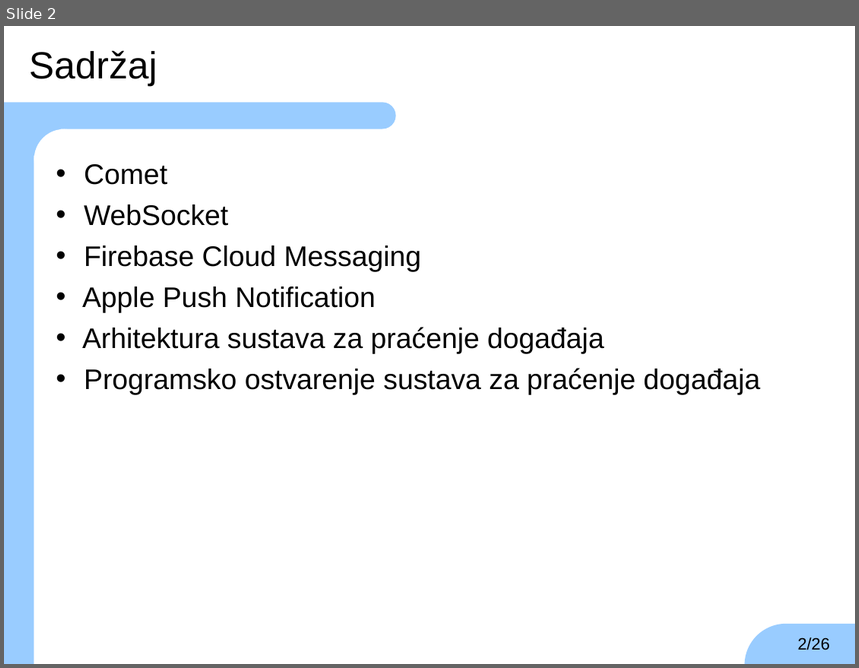
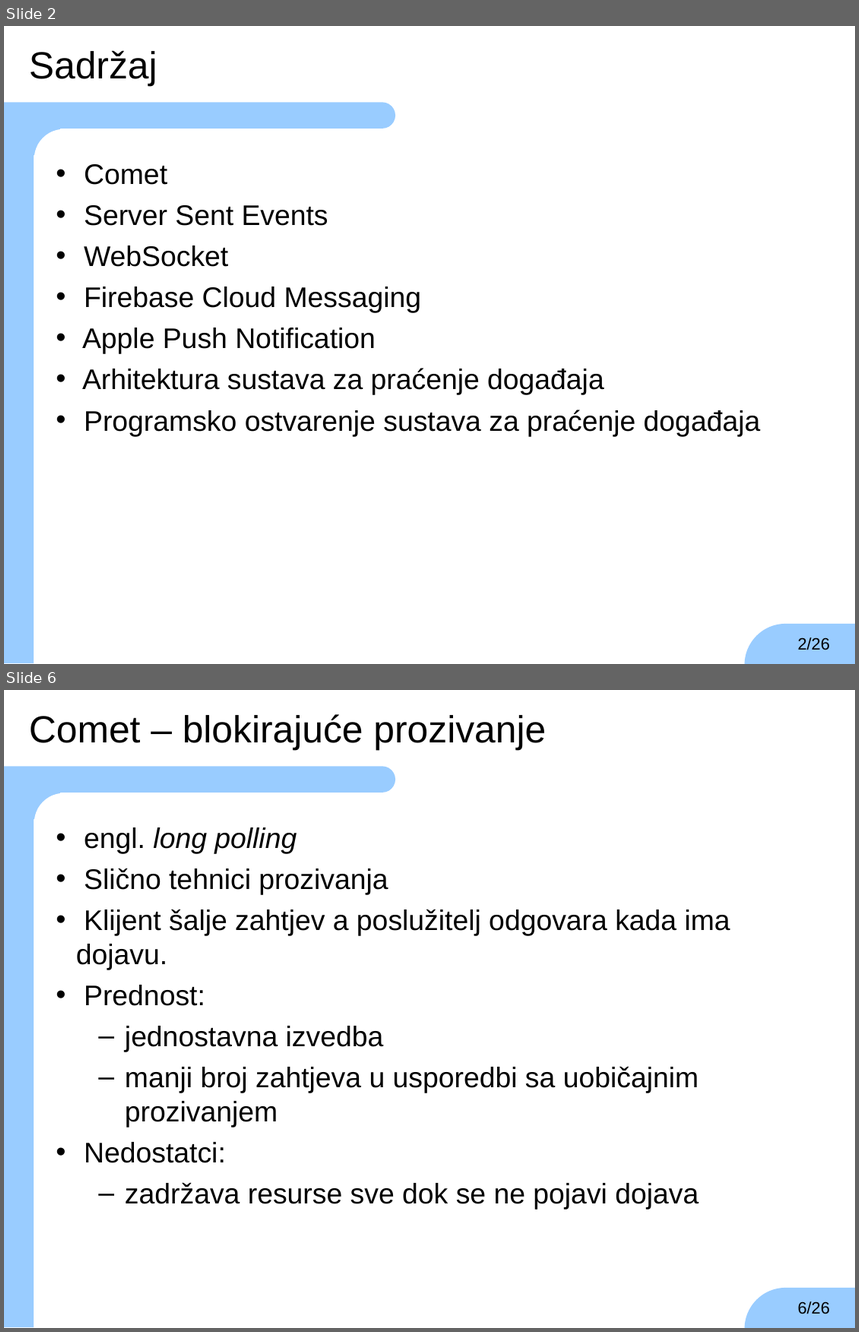
Before and after one commit to TheKarlo95/ZavrsniRad, a slide deck: zr-prezentacija-karlo-vrbic.ppt. Shown one above the other, each under a label of ours: slide 2 before the commit, slides 2 and 6 after it; the slides between them are not shown. The pictures are 859x668 and 859x1332 pixels, drawn with LibreOffice and Linux fonts; fonts in the diff are those of the drawing; background and template pictures are left out. Boxes give left, top, right and bottom in pixels: in the first picture for what was removed or moved away, otherwise in the second. Text is boxed around its words. In the diff, an @@ line names an element or a change of style, - is before the commit and + after.

```diff
--- a/zr-prezentacija-karlo-vrbic.ppt
+++ b/zr-prezentacija-karlo-vrbic.ppt
@@ slide 6 added at (4, 690, 855, 1328), background #FFFFFF; not listed: 6 template elements that a slide beside it also shows @@
@@ text added at (29, 714, 546, 750), 32 pt, text #000000 @@
+Comet – blokirajuće prozivanje
@@ text added at (76, 828, 731, 1210), 24 pt, text #000000 @@
+• engl. long polling
+• Slično tehnici prozivanja
+• Klijent šalje zahtjev a poslužitelj odgovara kada ima dojavu.
+• Prednost:
+  – jednostavna izvedba
+  – manji broj zahtjeva u usporedbi sa uobičajnim prozivanjem
+• Nedostatci:
+  – zadržava resurse sve dok se ne pojavi dojava
@@ page number added at (798, 1302, 830, 1315), 14 pt, text #000000 @@
+6/26
@@ slide 2 changed as well @@
@@ text at (84, 205, 329, 226): paragraph added @@
+• Server Sent Events
```
Also in this commit, not shown: 8 other slides added, 10 other files.
